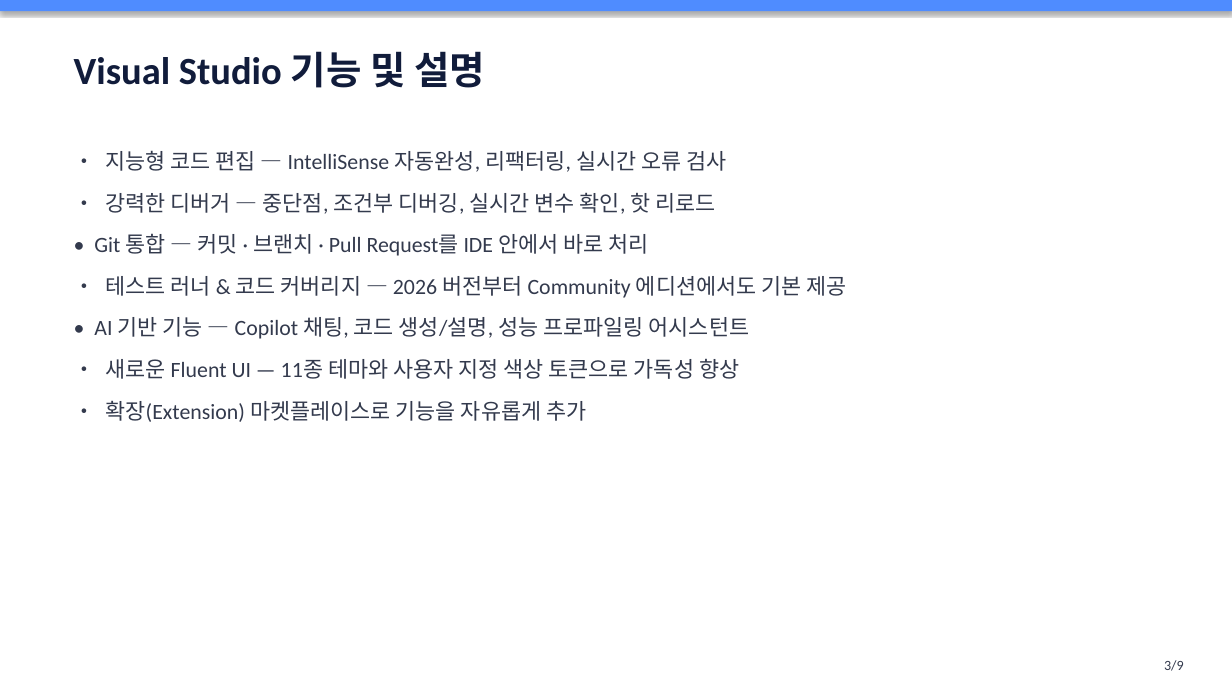
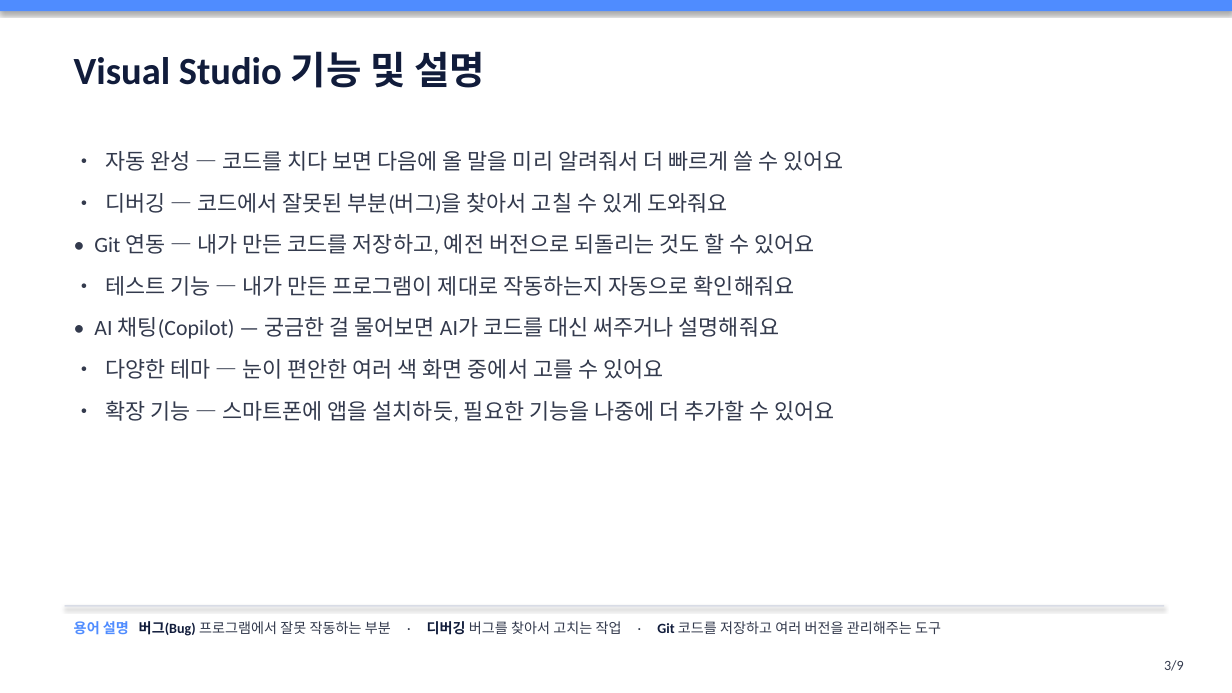
Before and after one commit to oysking55-ctrl/pt-agent, a slide deck: slide 3 of docs/01-visual-studio-agent/slides.pptx. Drawn at 1232x693 pixels with LibreOffice and Linux fonts; fonts in the diff are those of the drawing. Boxes give left, top, right and bottom in pixels: in the first picture for what was removed or moved away, otherwise in the second. Text is boxed around its words. In the diff, an @@ line names an element or a change of style, - is before the commit and + after.

```diff
--- a/docs/01-visual-studio-agent/slides.pptx
+++ b/docs/01-visual-studio-agent/slides.pptx
@@ text at bbox=[94, 151, 843, 422]: text changed @@
-• 지능형 코드 편집 — IntelliSense 자동완성, 리팩터링, 실시간 오류 검사
-• 강력한 디버거 — 중단점, 조건부 디버깅, 실시간 변수 확인, 핫 리로드
-• Git 통합 — 커밋 · 브랜치 · Pull Request를 IDE 안에서 바로 처리
-• 테스트 러너 & 코드 커버리지 — 2026 버전부터 Community 에디션에서도 기본 제공
-• AI 기반 기능 — Copilot 채팅, 코드 생성/설명, 성능 프로파일링 어시스턴트
-• 새로운 Fluent UI — 11종 테마와 사용자 지정 색상 토큰으로 가독성 향상
-• 확장(Extension) 마켓플레이스로 기능을 자유롭게 추가
+• 자동 완성 — 코드를 치다 보면 다음에 올 말을 미리 알려줘서 더 빠르게 쓸 수 있어요
+• 디버깅 — 코드에서 잘못된 부분(버그)을 찾아서 고칠 수 있게 도와줘요
+• Git 연동 — 내가 만든 코드를 저장하고, 예전 버전으로 되돌리는 것도 할 수 있어요
+• 테스트 기능 — 내가 만든 프로그램이 제대로 작동하는지 자동으로 확인해줘요
+• AI 채팅(Copilot) — 궁금한 걸 물어보면 AI가 코드를 대신 써주거나 설명해줘요
+• 다양한 테마 — 눈이 편안한 여러 색 화면 중에서 고를 수 있어요
+• 확장 기능 — 스마트폰에 앱을 설치하듯, 필요한 기능을 나중에 더 추가할 수 있어요
@@ rectangle added at bbox=[65, 605, 1165, 607], fill #D8DCE6 @@
@@ text added at bbox=[74, 621, 941, 636], 11 pt, text #333A4D @@
+용어 설명 버그(Bug) 프로그램에서 잘못 작동하는 부분 · 디버깅 버그를 찾아서 고치는 작업 · Git 코드를 저장하고 여러 버전을 관리해주는 도구
```
Also in this commit, not shown: 7 other slides changed, 1 slide added, 1 slide removed, 5 other files.
